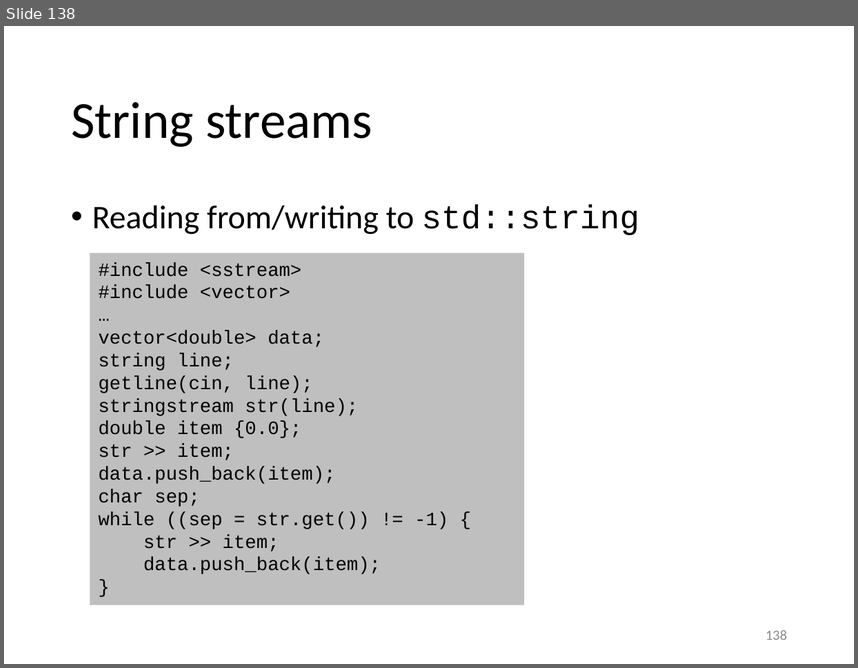
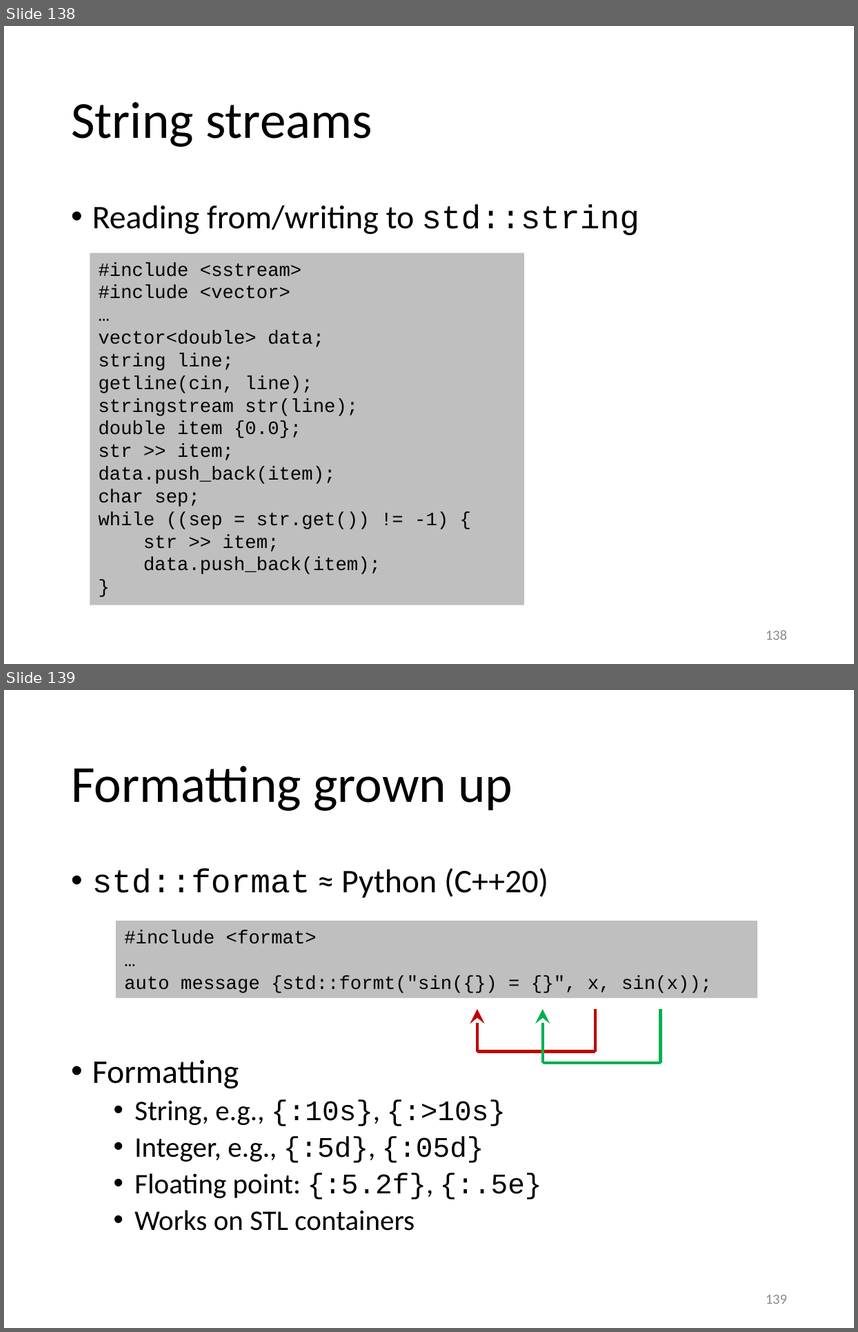
Before and after one commit to gjbex/Scientific-C-plus-plus, a slide deck: scientific_cpp.pptx. Shown one above the other, each under a label of ours: slide 138 before the commit, slides 138 and 139 after it. The pictures are 858x668 and 858x1332 pixels, drawn with LibreOffice and Linux fonts; fonts in the diff are those of the drawing. Boxes give left, top, right and bottom in pixels: in the first picture for what was removed or moved away, otherwise in the second. Text is boxed around its words. In the diff, an @@ line names an element or a change of style, - is before the commit and + after.

Commit message:
Add slide on std::format

```diff
--- a/scientific_cpp.pptx
+++ b/scientific_cpp.pptx
@@ slide 139 added at (4, 690, 854, 1328), background #FFFFFF @@
@@ title added at (71, 766, 513, 811), 44 pt, text #000000 @@
+Formatting grown up
@@ text added at (92, 868, 548, 1230), 24 pt, text #000000 @@
+• std::format ≈ Python (C++20)
+• Formatting
+  • String, e.g., {:10s}, {:>10s}
+  • Integer, e.g., {:5d}, {:05d}
+  • Floating point: {:5.2f}, {:.5e}
+  • Works on STL containers
@@ rectangle added at (116, 920, 758, 998), fill #BFBFBF, 16 pt, text #000000 @@
+#include <format>
+…
+auto message {std::formt("sin({}) = {}", x, sin(x));
@@ group added at (477, 1009, 660, 1063): 4 lines, 2 arrows @@
@@ page number added at (766, 1294, 787, 1303), 12 pt, text #8C8C8C @@
+139
```
